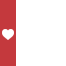
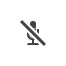
Layers edited between the first and the second (66, 66) image:
added layer "Shape 2" above "religion" over box(20, 20, 46, 46)
hid "academic" over box(20, 22, 46, 45)
showed "talking" over box(27, 21, 39, 45)
hid group "Loveliness" (2 layers) over box(0, 0, 16, 66)
